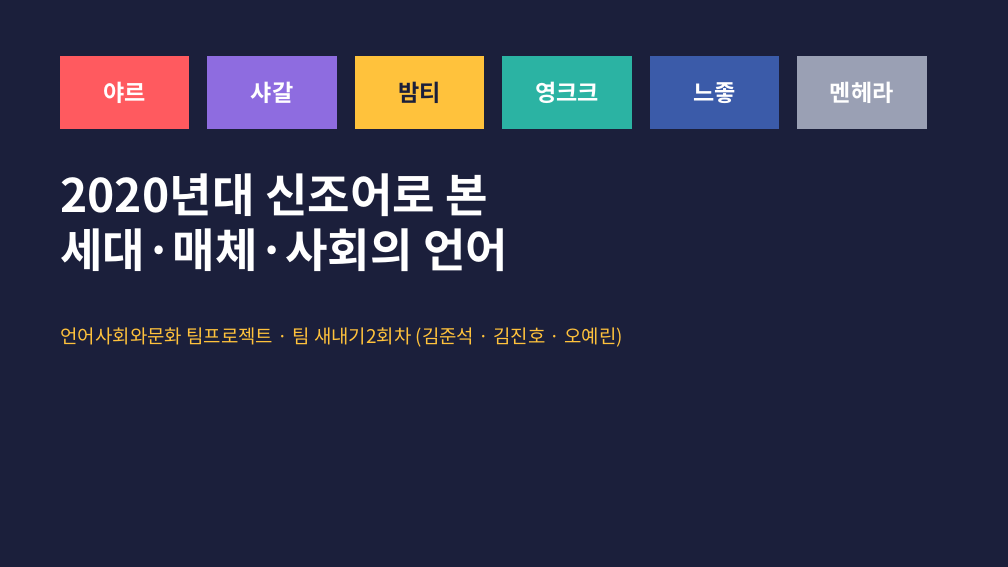
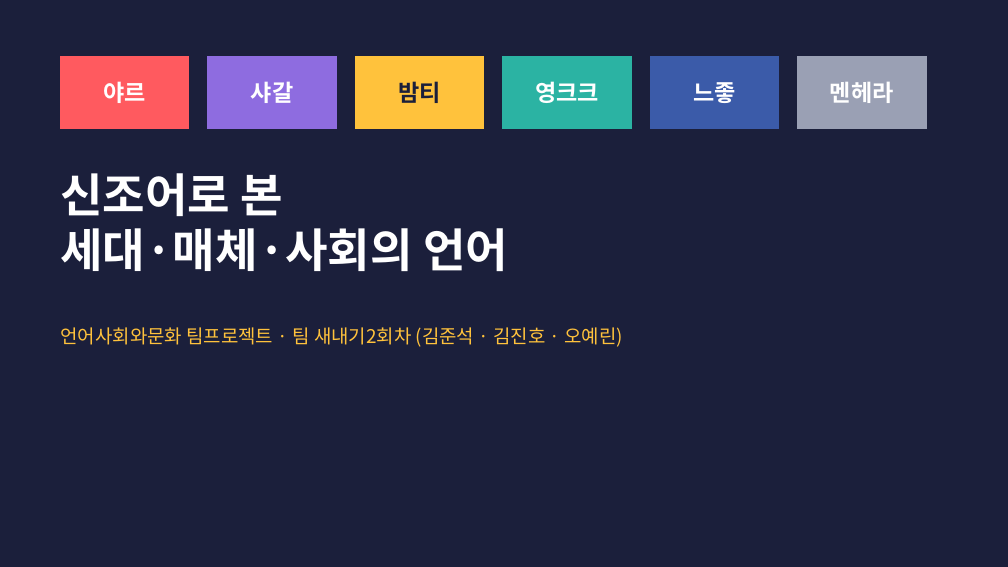
Before and after one commit to junseok7-cpu/hello, a slide deck: slide 1 of report/언어사회와문화_발표_새내기2회차.pptx. Drawn at 1008x567 pixels with LibreOffice and Linux fonts; fonts in the diff are those of the drawing. Boxes give left, top, right and bottom in pixels: in the first picture for what was removed or moved away, otherwise in the second. Text is boxed around its words. In the diff, an @@ line names an element or a change of style, - is before the commit and + after.

```diff
--- a/report/언어사회와문화_발표_새내기2회차.pptx
+++ b/report/언어사회와문화_발표_새내기2회차.pptx
@@ title at [60,173,283,216]: text changed @@
-2020년대 신조어로 본
+신조어로 본
```
Also in this commit, not shown: 2 other files.
